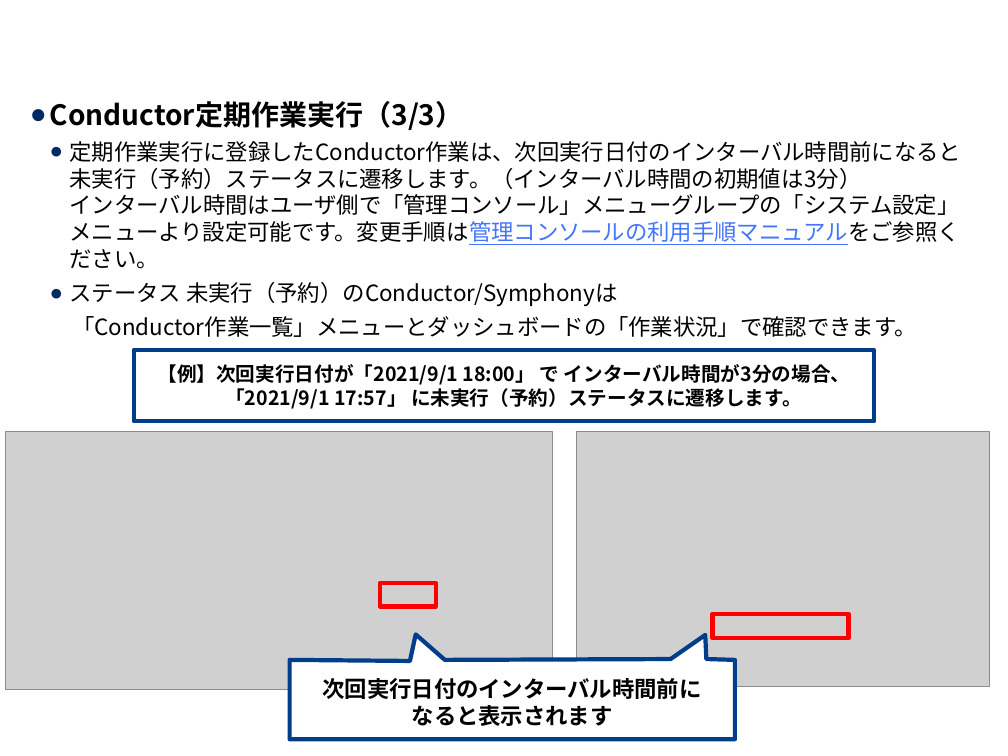
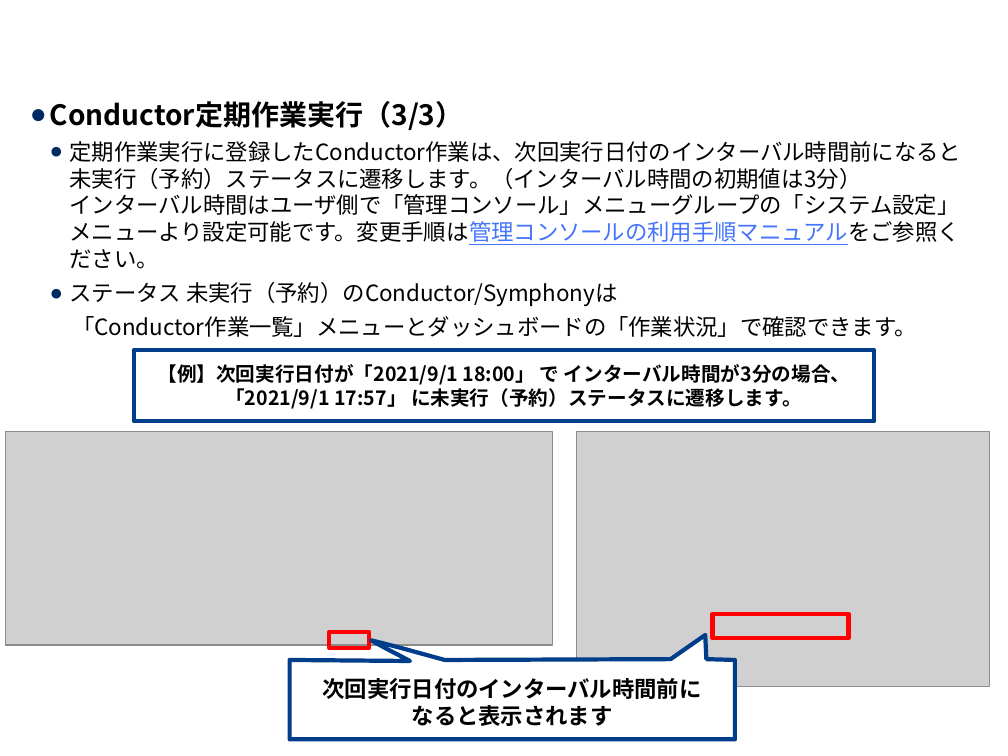
Before and after one commit to exastro-suite/it-automation-docs, a slide deck: slide 19 of asset/Learn_ja/ITA-Conductor_ja.pptx. Drawn at 1008x756 pixels with LibreOffice and Linux fonts; fonts in the diff are those of the drawing; grey boxes stand for pictures; background and template pictures are left out. Boxes give left, top, right and bottom in pixels: in the first picture for what was removed or moved away, otherwise in the second. Text is boxed around its words. In the diff, an @@ line names an element or a change of style, - is before the commit and + after.

```diff
--- a/asset/Learn_ja/ITA-Conductor_ja.pptx
+++ b/asset/Learn_ja/ITA-Conductor_ja.pptx
@@ picture: place and size @@
-picture at [5,431,552,689]
+picture at [5,431,552,645]
@@ freeform shape "次回実行日付のインターバル時間前に なると表示されます" at [289,635,735,740]: outline redrawn @@
@@ rectangle: place and size @@
-rectangle at [380,583,435,607]
+rectangle at [330,632,369,648]
```
Also in this commit, not shown: 14 other slides changed, 2 slides added, 1 other file.
